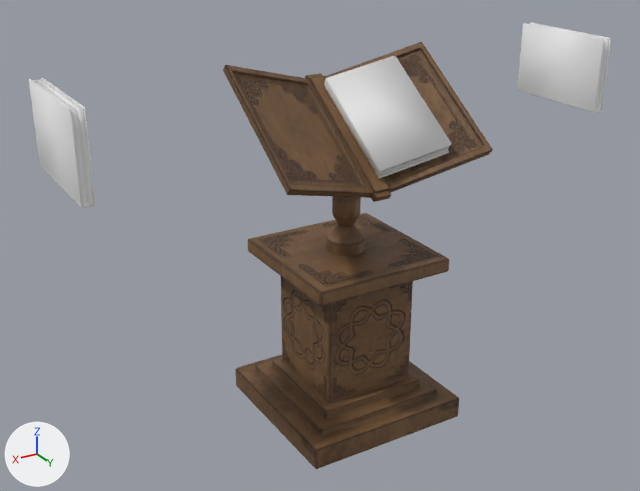
Renders of the Blender file BLEND/Animated Books.blend from each side of a commit.
One viewpoint serves both versions: a camera (50 mm lens) standing at (1.64, 2.53, 1.93) and looking at (0.08, -0.06, 0.64). Lighting does not change. The marker at lower left points along +X, +Y and +Z. The older version comes first.

Names of what the first picture shows: 'Animated Book', 'Animated Flying Book', 'Animated Focus Book', 'Focus Book Pedestal'.
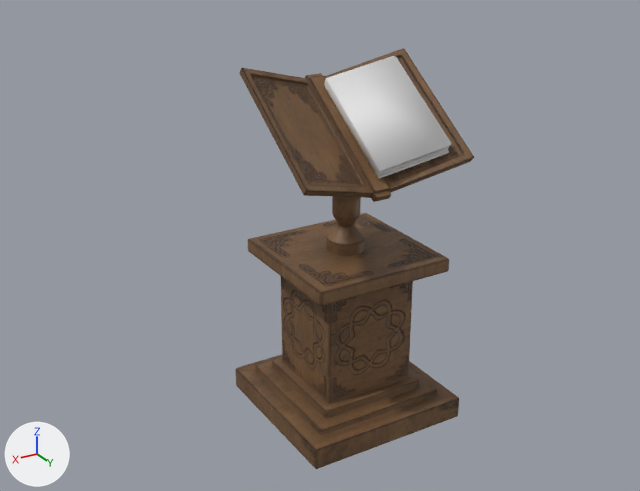
Pixel boxes (x1, y1, x2, y2) of what changed, in the pictures (640 x 491 px; the box of a moved part takes in the faces that stretch with it):
'Focus Book Pedestal', reshaped (11% narrower)
    before: (223, 42, 493, 469)
    after: (235, 48, 474, 469)
'Animated Flying Book', deleted
    before: (517, 22, 611, 113)
'Animated Book', deleted
    before: (29, 77, 95, 208)
part 1 of me_focus_book_pedestal, moved or reshaped
    before: (325, 42, 493, 193)
    after: (325, 48, 474, 193)
part 2 of me_focus_book_pedestal, moved or reshaped
    before: (223, 65, 373, 198)
    after: (240, 68, 373, 198)

The change, as a list of edits to the scene's bpy script:
```text
Change me_focus_book_pedestal:
    used by ob_focus_book_pedestal; location = (0.0, -0.012, -0.044); rotation_euler = (1.571, 0.0, 1.571), in degrees (90, 0, 90)
    remove me_focus_book_pedestal.from_pydata(...)  # 1268 vertices, 1281 faces; spans x -0.324..0.324, y 0.0..1.368, z -0.404..0.404
    add me_focus_book_pedestal.from_pydata(...)  # 1290 vertices, 1281 faces; spans x -0.324..0.324, y 0.0..1.349, z -0.336..0.336
    me_focus_book_pedestal part 1
    10 vertices are removed from x -0.14..-0.105, y 1.343..1.368, z -0.403..-0.385
    20 faces are deleted
    7 vertices in x -0.141..0.309, y 1.062..1.368, z -0.404..-0.4 move by (-0.017, -0.02, 0.068)
    7 vertices in x -0.109..0.287, y 1.069..1.349, z -0.387..-0.385 move by (-0.018, -0.022, 0.075)
    6 vertices in x -0.138..0.309, y 1.041..1.367, z -0.404..-0.401 move by (-0.017, -0.019, 0.068)
    6 vertices in x -0.107..0.283, y 1.069..1.351, z -0.387..-0.384 move by (-0.018, -0.021, 0.075)
    5 vertices in x -0.106..0.286, y 1.07..1.351, z -0.387..-0.383 move by (-0.019, -0.022, 0.074)
    4 vertices in x -0.14..0.308, y 1.042..1.345, z -0.401..-0.399 move by (-0.017, -0.02, 0.067)
    19 vertices move from x -0.141..0.309, y 1.042..1.368, z -0.404..-0.383 to x -0.157..0.292, y 1.023..1.349, z -0.336..-0.309
    me_focus_book_pedestal part 2
    10 vertices in x -0.109..0.283, y 1.069..1.351, z 0.384..0.387 move by (-0.018, -0.021, -0.075)
    9 vertices in x -0.141..0.309, y 1.062..1.368, z 0.4..0.404 move by (-0.017, -0.02, -0.068)
    8 vertices in x -0.138..0.309, y 1.041..1.368, z 0.4..0.404 move by (-0.017, -0.019, -0.068)
    8 vertices in x -0.109..0.287, y 1.069..1.349, z 0.385..0.387 move by (-0.018, -0.022, -0.075)
    5 vertices in x -0.141..0.308, y 1.042..1.348, z 0.401..0.404 move by (-0.016, -0.019, -0.068)
    5 vertices in x -0.106..0.286, y 1.07..1.351, z 0.383..0.387 move by (-0.019, -0.022, -0.074)
    19 vertices move from x -0.14..0.309, y 1.042..1.368, z 0.383..0.404 to x -0.157..0.292, y 1.022..1.349, z 0.309..0.336
    other edits to the shape of me_focus_book_pedestal do not show in these pictures
Remove ob_animated_book:
    ob_animated_book = bpy.data.objects.new('Animated Book', me_animated_book)
    ob_animated_book.location = (1.0, 0.0, 1.053)
    ob_animated_book.scale = (0.171, 0.162, 0.162)
Remove ob_animated_flying_book:
    ob_animated_flying_book = bpy.data.objects.new('Animated Flying Book', me_animated_book)
    ob_animated_flying_book.location = (-1.0, 0.0, 1.053)
    ob_animated_flying_book.scale = (0.171, 0.162, 0.162)
```
